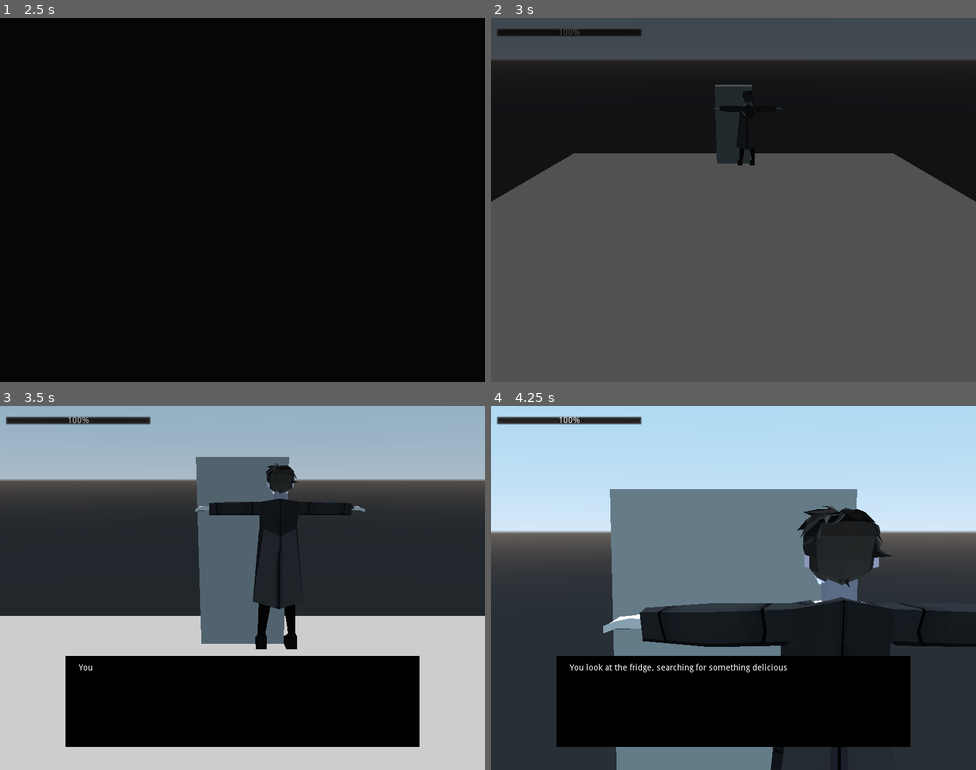
Above: before the commit, frames 1-4 (two rows, left to right).
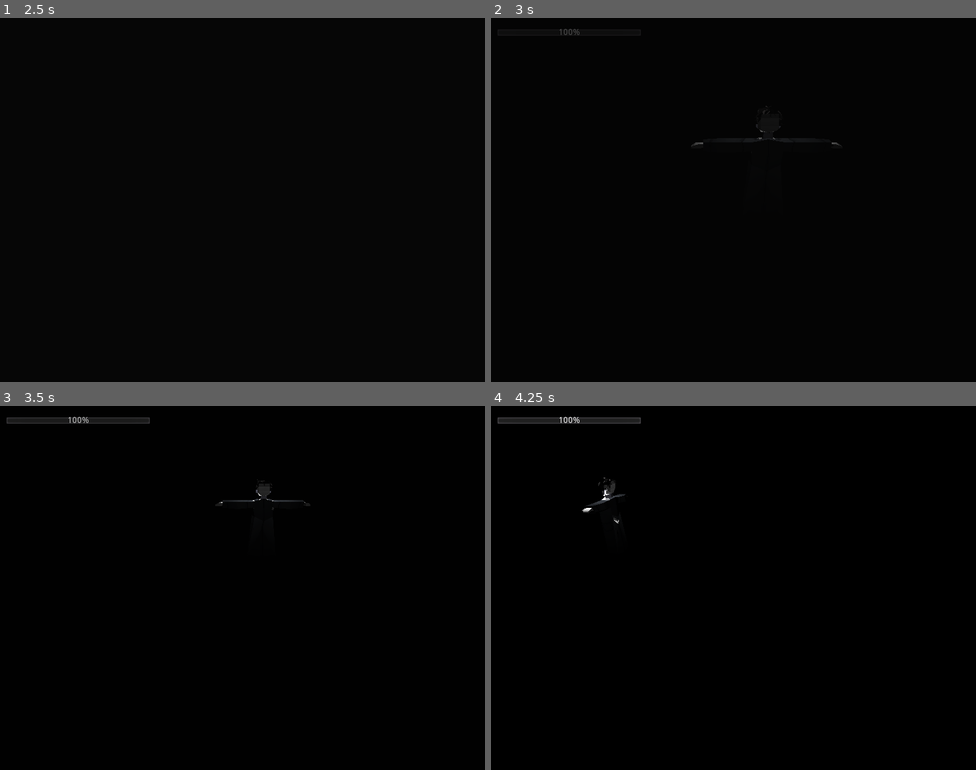
Above: after the commit, the same moments.

Repository: DiegoG784/SPiRiTUally
Game: Godot game, scene res://managers/scene_manager/scene_manager.tscn
Same seed, same stepped clock (60 frames per second), same inputs: the game is played once before the commit and once after it. Sound files missing from this copy of the repository are replaced by a short silence.
Inputs:
- Up to frame 1 (2.5 s): tap Enter at 0.5 s; hold D (walk_right) 0.53-1.28 s; hold F (interact) 0.53-1.28 s; hold S (walk_backward) 1.28-2.03 s; tap F (interact) at 1.35 s; hold D (walk_right) from 2.03 s (still down); hold F (interact) from 2.03 s (still down)
- Up to frame 2 (3 s): tap Space at 2.75 s; release D (walk_right) at 2.78 s; release F (interact) at 2.78 s; hold W (walk_forward) from 2.78 s (still down); tap F (interact) at 2.85 s
- Up to frame 3 (3.5 s): keep holding W (walk_forward)
- Up to frame 4 (4.25 s): release W (walk_forward) at 3.53 s; hold A (walk_left) from 3.53 s (still down); hold F (interact) from 3.53 s (still down)

Frame 1 is identical in both runs. In frame 2, 75% of the frame differs, in the area x 0-100%, y 0-100%; in frame 3, 79%; in frame 4, 80%.

Commit message:
Adição inicial da introdução do jogo

Diff:
--- a/rooms/debug_room/cutscene_test.tscn
+++ b/rooms/debug_room/cutscene_test.tscn
@@ -294,7 +294,7 @@
 directional_shadow_mode = 1
 
 [node name="cutscene_camera" type="Camera" parent="."]
-transform = Transform( -0.585184, -0.163373, 0.794273, 0, 0.979494, 0.201471, -0.810901, 0.117898, -0.573184, 0, 12.0358, 15.9861 )
+transform = Transform( -0.585184, -0.163373, 0.794272, 0, 0.979494, 0.201471, -0.810901, 0.117898, -0.573185, 0, 12.0358, 15.9861 )
 
 [node name="CSGSphere" type="CSGSphere" parent="."]
 transform = Transform( 1, 0, 0, 0, 1, 0, 0, 0, 1, 0, 7, -7.82226 )
--- a/rooms/debug_room/debug_room.tscn
+++ b/rooms/debug_room/debug_room.tscn
@@ -5,7 +5,7 @@
 [ext_resource path="res://entities/items/consumables/health_kit/health_kit_prop.tscn" type="PackedScene" id=3]
 [ext_resource path="res://entities/base/components/scene/dialogue_interaction.gd" type="Script" id=4]
 [ext_resource path="res://managers/scene_manager/game_scene_manager.gd" type="Script" id=5]
-[ext_resource path="res://rooms/debug_room/cutscene_test.tscn" type="PackedScene" id=6]
+[ext_resource path="res://rooms/main_game/introduction.tscn" type="PackedScene" id=6]
 [ext_resource path="res://entities/base/components/scene/scene_changer.gd" type="Script" id=7]
 
 [sub_resource type="CapsuleShape" id=2]
--- a/rooms/main_game/introduction.tscn
+++ b/rooms/main_game/introduction.tscn
@@ -16,6 +16,11 @@
 [node name="player" parent="." instance=ExtResource( 2 )]
 transform = Transform( 1, 0, 0, 0, 1, 0, 0, 0, 1, 0, 0.249182, 0 )
 
+[node name="OmniLight" type="OmniLight" parent="player"]
+transform = Transform( 1, 0, 0, 0, 1, 0, 0, 0, 1, 0.039304, 9.42129, -0.360017 )
+light_energy = 3.936
+omni_range = 6.785
+
 [node name="WorldEnvironment" type="WorldEnvironment" parent="."]
 environment = SubResource( 1 )
 
